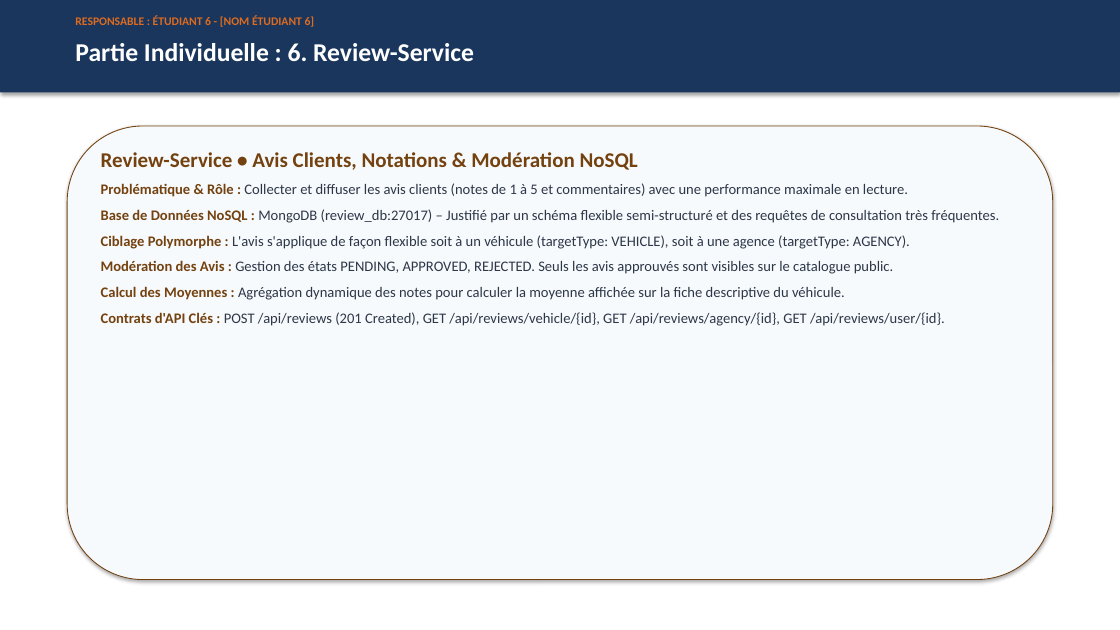
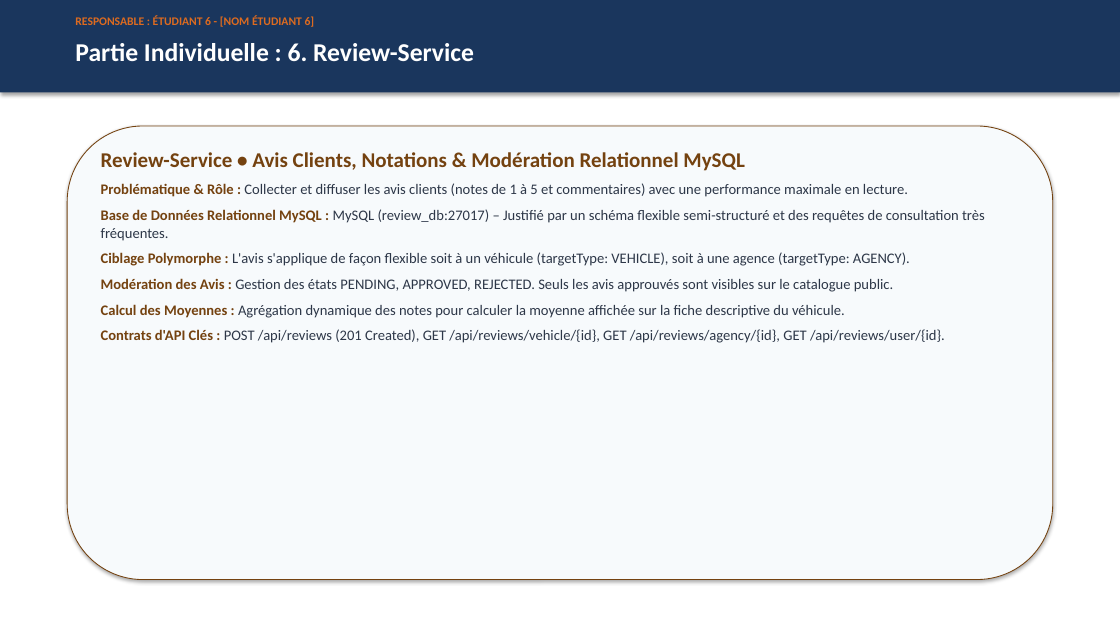
Before and after one commit to rayansayari/awd, a slide deck: slide 12 of Documentation/Presentation/Presentation_Seance4_CarRental.pptx. Drawn at 1120x630 pixels with LibreOffice and Linux fonts; fonts in the diff are those of the drawing. Boxes give left, top, right and bottom in pixels: in the first picture for what was removed or moved away, otherwise in the second. Text is boxed around its words. In the diff, an @@ line names an element or a change of style, - is before the commit and + after.

Commit message:
feat(database): migrate 100% of microservices (including Review-Service) from PostgreSQL/MongoDB to MySQL 8.0

```diff
--- a/Documentation/Presentation/Presentation_Seance4_CarRental.pptx
+++ b/Documentation/Presentation/Presentation_Seance4_CarRental.pptx
@@ text at [101, 152, 744, 171]: text changed @@
-Review-Service • Avis Clients, Notations & Modération NoSQL
+Review-Service • Avis Clients, Notations & Modération Relationnel MySQL
@@ text at [101, 209, 985, 241]: text changed @@
-Base de Données NoSQL : MongoDB (review_db:27017) – Justifié par un schéma flexible semi-structuré et des requêtes de consultation très fréquentes.
+Base de Données Relationnel MySQL : MySQL (review_db:27017) – Justifié par un schéma flexible semi-structuré et des requêtes de consultation très fréquentes.
```
Also in this commit, not shown: 7 other slides changed, 34 other files.
